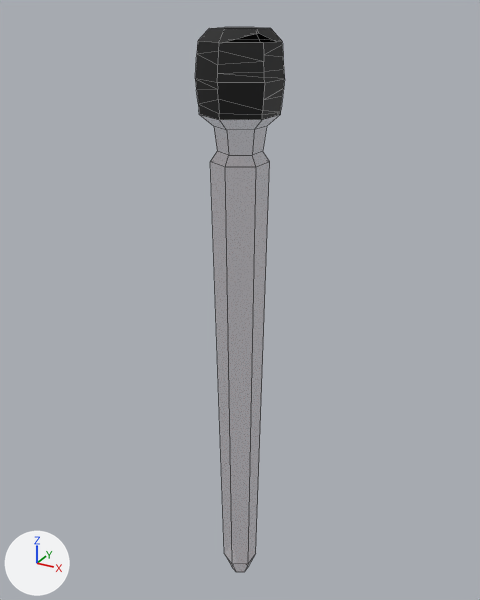
An edit to the OBJ model assets/models/torch.obj, drawn before and after from the same camera.
Rendered twice from a camera (50 mm lens) standing at (0.397, -0.722, 0.462) and looking at (-0.012, 0.022, 0.091). Arrows for +X, +Y and +Z are at lower left; the lights stay in place. The older version comes first. Mesh edges are drawn as thin lines. Where no turn or scale is listed for an object, it has been applied to the vertices.

Names of what the first picture shows: 'Torch_Cylinder.011'.
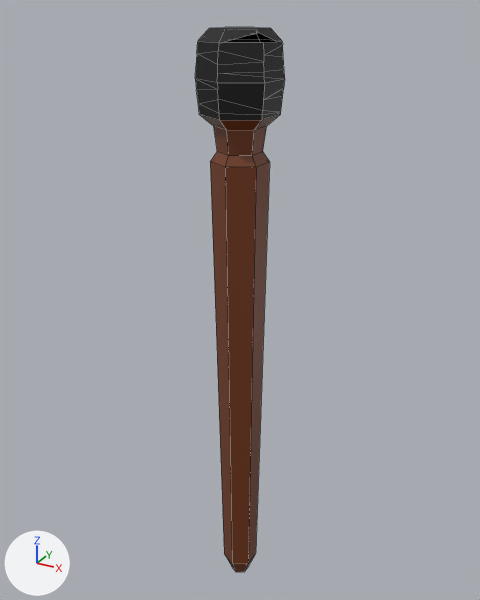
The newer file is also rescaled (x0.72) as a whole; pictures and numbers use the older file's frame.

Changed parts and their boxes [x1, y1, x2, y2] in the pictures (480 x 600 px):
'Torch_Cylinder.011', surface changed
    both: [196, 27, 284, 572]

What changed in the scene script:
```text
Change mat_wood_002:
    mat_wood_002.alpha: 0.2 -> 1.0
```
